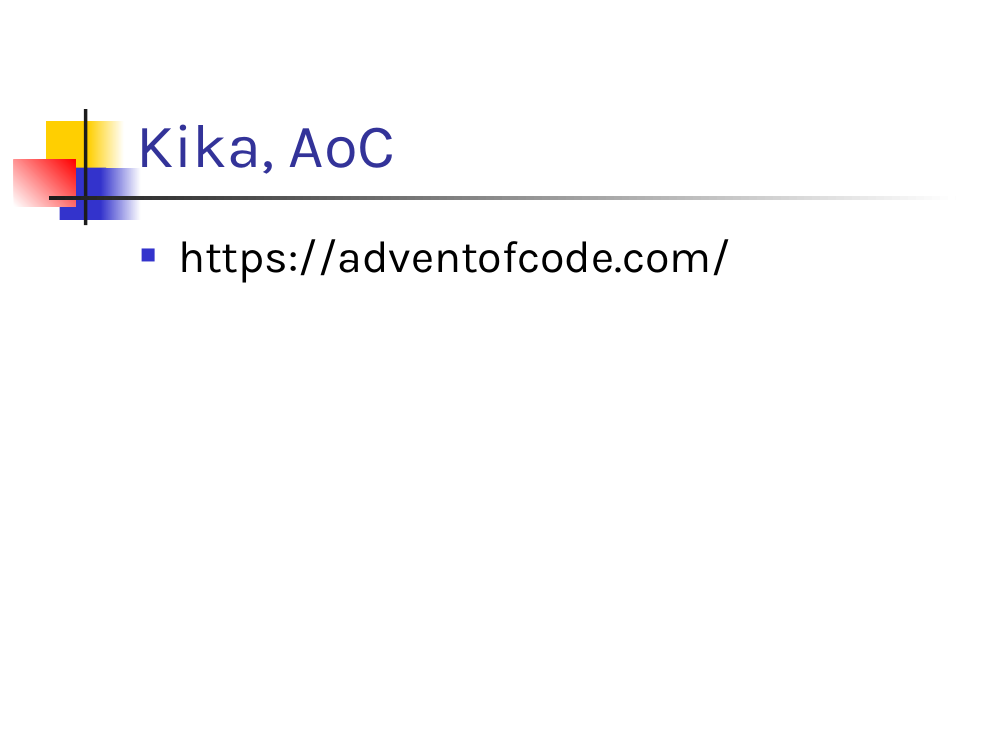
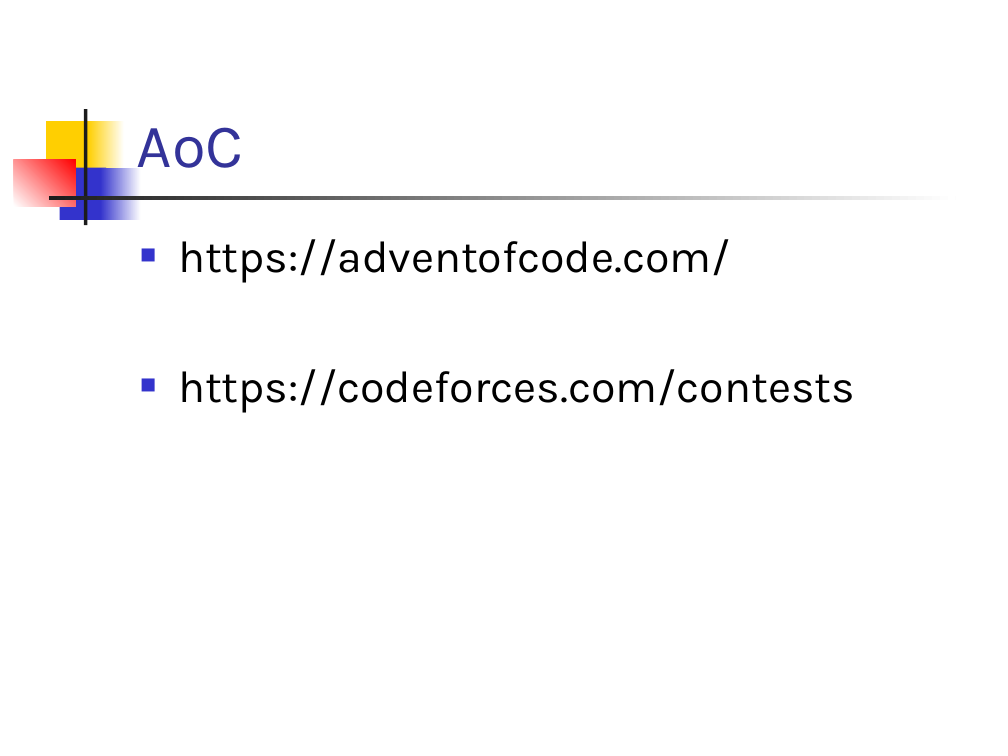
Before and after one commit to Programovanie4/Prednasky, a slide deck: slide 15 of 13/grandfinale.ppt (slide 19 before the commit). Drawn at 1008x756 pixels with LibreOffice and Linux fonts; fonts in the diff are those of the drawing. Boxes give left, top, right and bottom in pixels: in the first picture for what was removed or moved away, otherwise in the second. Text is boxed around its words. In the diff, an @@ line names an element or a change of style, - is before the commit and + after.

```diff
--- a/13/grandfinale.ppt
+++ b/13/grandfinale.ppt
@@ title at bbox=[137, 127, 244, 168]: text changed @@
-Kika, AoC
+AoC
@@ text at bbox=[178, 369, 855, 413]: paragraph added @@
+■ https://codeforces.com/contests
```
Also in this commit, not shown: 3 other slides changed, 11 slides added, 16 slides removed, 5 other files.
